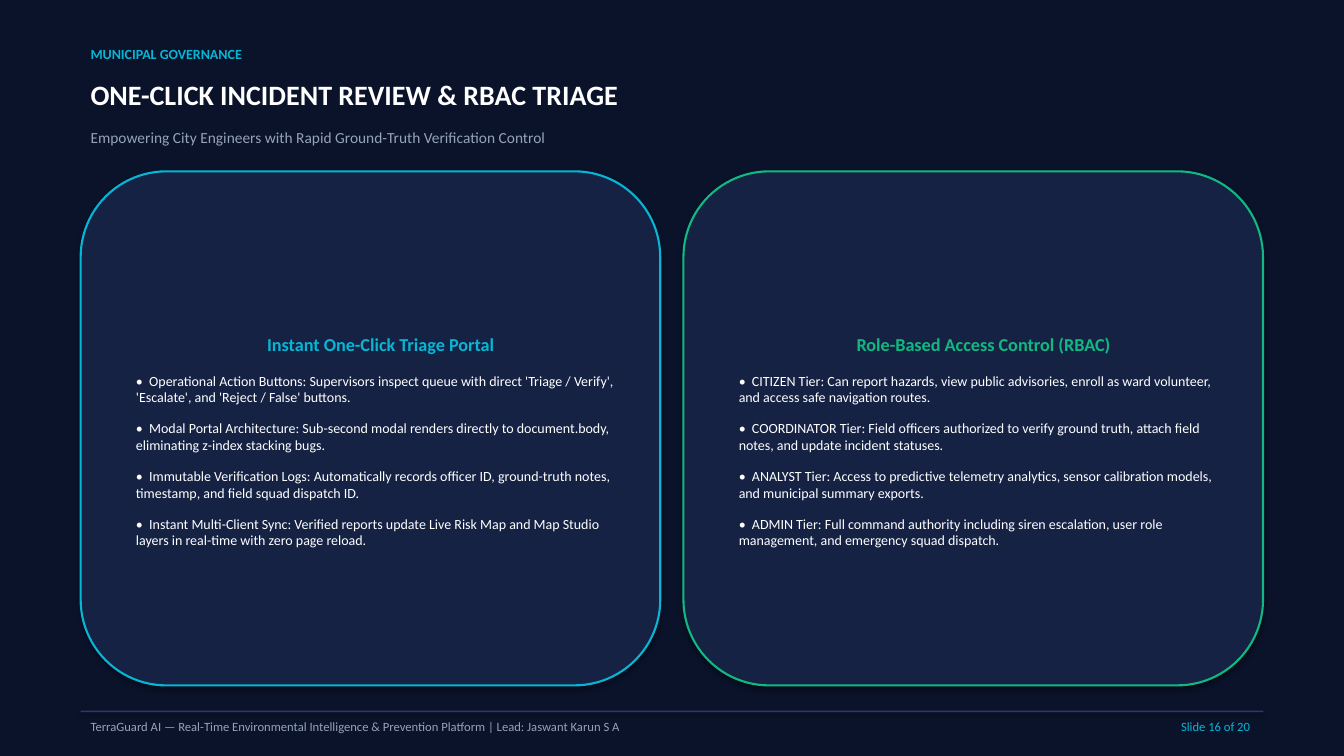
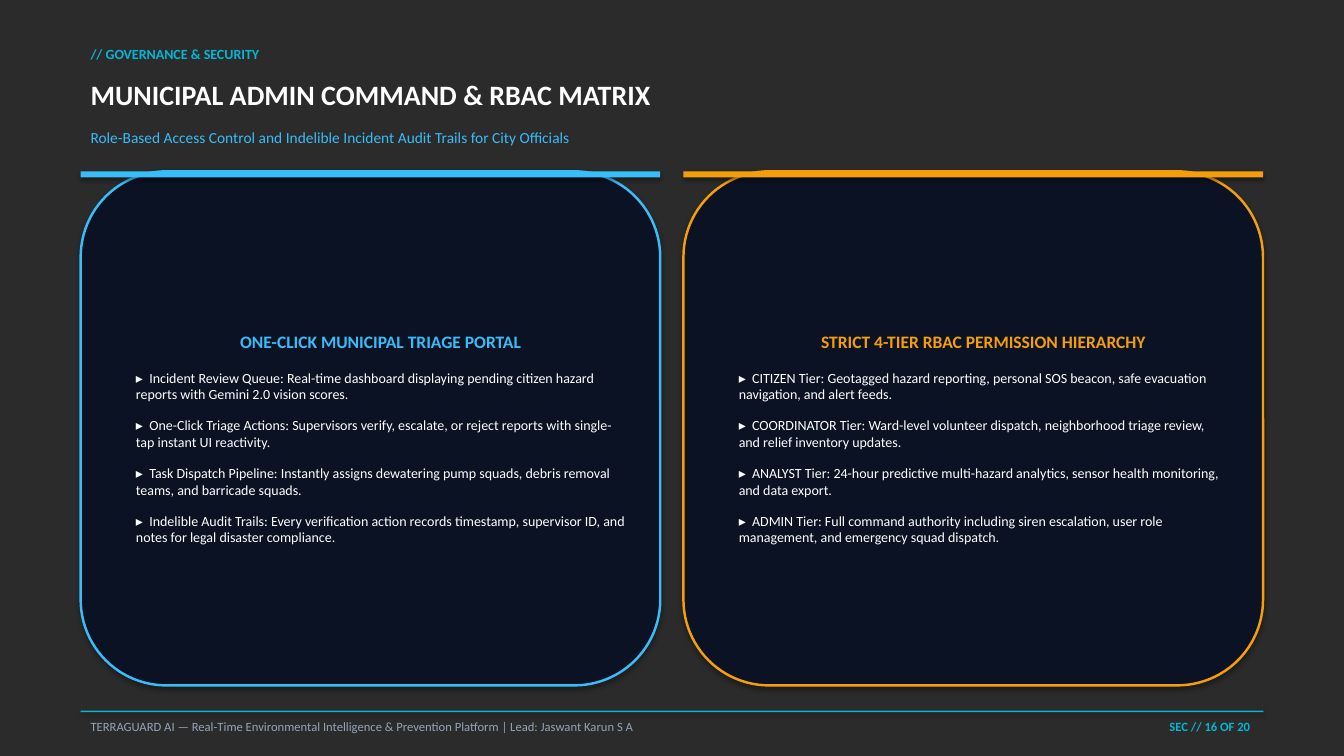
Before and after one commit to Jaswant-Karun/TerraGuard-AI, a slide deck: slide 16 of INFINEX_2K26_TerraGuard_AI_Presentation.pptx. Drawn at 1344x756 pixels with LibreOffice and Linux fonts; fonts in the diff are those of the drawing; background and template pictures are left out; a plain dark background stands for a picture behind light text. Boxes give left, top, right and bottom in pixels: in the first picture for what was removed or moved away, otherwise in the second. Text is boxed around its words. In the diff, an @@ line names an element or a change of style, - is before the commit and + after.

```diff
--- a/INFINEX_2K26_TerraGuard_AI_Presentation.pptx
+++ b/INFINEX_2K26_TerraGuard_AI_Presentation.pptx
@@ background #FFFFFF to picture (left out) @@
@@ rectangle removed at (x1=0, y1=0, x2=1344, y2=756) @@
@@ text at (x1=106, y1=50, x2=259, y2=59): text changed @@
-MUNICIPAL GOVERNANCE
+// GOVERNANCE & SECURITY
@@ text at (x1=91, y1=86, x2=650, y2=105): text changed @@
-ONE-CLICK INCIDENT REVIEW & RBAC TRIAGE
+MUNICIPAL ADMIN COMMAND & RBAC MATRIX
@@ text at (x1=91, y1=132, x2=570, y2=146): text changed; text colour #94A3B8 to #38BDF8 @@
-Empowering City Engineers with Rapid Ground-Truth Verification Control
+Role-Based Access Control and Indelible Incident Audit Trails for City Officials
@@ rounded rectangle "ONE-CLICK MUNICIPAL TRIAGE PORTAL" at (x1=81, y1=171, x2=660, y2=686): fill #162244 to #0B1224; outline #06B6D4 1.5 pt to #38BDF8 1.75 pt @@
@@ rectangle added at (x1=81, y1=171, x2=660, y2=177), fill #38BDF8 @@
@@ rounded rectangle "STRICT 4-TIER RBAC PERMISSION HIERARCHY" at (x1=684, y1=171, x2=1263, y2=686): fill #162244 to #0B1224; outline #10B981 1.5 pt to #F59E0B 1.75 pt @@
@@ rectangle added at (x1=684, y1=171, x2=1263, y2=177), fill #F59E0B @@
@@ text in rounded rectangle at (x1=136, y1=336, x2=624, y2=545): text changed @@
-Instant One-Click Triage Portal
-• Operational Action Buttons: Supervisors inspect queue with direct 'Triage / Verify', 'Escalate', and 'Reject / False' buttons.
-• Modal Portal Architecture: Sub-second modal renders directly to document.body, eliminating z-index stacking bugs.
-• Immutable Verification Logs: Automatically records officer ID, ground-truth notes, timestamp, and field squad dispatch ID.
-• Instant Multi-Client Sync: Verified reports update Live Risk Map and Map Studio layers in real-time with zero page reload.
+ONE-CLICK MUNICIPAL TRIAGE PORTAL
+▸ Incident Review Queue: Real-time dashboard displaying pending citizen hazard reports with Gemini 2.0 vision scores.
+▸ One-Click Triage Actions: Supervisors verify, escalate, or reject reports with single-tap instant UI reactivity.
+▸ Task Dispatch Pipeline: Instantly assigns dewatering pump squads, debris removal teams, and barricade squads.
+▸ Indelible Audit Trails: Every verification action records timestamp, supervisor ID, and notes for legal disaster compliance.
@@ text in rounded rectangle at (x1=739, y1=336, x2=1219, y2=545): text changed @@
-Role-Based Access Control (RBAC)
-• CITIZEN Tier: Can report hazards, view public advisories, enroll as ward volunteer, and access safe navigation routes.
-• COORDINATOR Tier: Field officers authorized to verify ground truth, attach field notes, and update incident statuses.
-• ANALYST Tier: Access to predictive telemetry analytics, sensor calibration models, and municipal summary exports.
-• ADMIN Tier: Full command authority including siren escalation, user role management, and emergency squad dispatch.
+STRICT 4-TIER RBAC PERMISSION HIERARCHY
+▸ CITIZEN Tier: Geotagged hazard reporting, personal SOS beacon, safe evacuation navigation, and alert feeds.
+▸ COORDINATOR Tier: Ward-level volunteer dispatch, neighborhood triage review, and relief inventory updates.
+▸ ANALYST Tier: 24-hour predictive multi-hazard analytics, sensor health monitoring, and data export.
+▸ ADMIN Tier: Full command authority including siren escalation, user role management, and emergency squad dispatch.
@@ rectangle at (x1=81, y1=711, x2=1263, y2=712): fill #283A6B to #06B6D4 @@
@@ text at (x1=91, y1=722, x2=633, y2=733): text changed @@
-TerraGuard AI — Real-Time Environmental Intelligence & Prevention Platform | Lead: Jaswant Karun S A
+TERRAGUARD AI — Real-Time Environmental Intelligence & Prevention Platform | Lead: Jaswant Karun S A
@@ text at (x1=1169, y1=722, x2=1250, y2=731): text changed; bold on @@
-Slide 16 of 20
+SEC // 16 OF 20
```
Also in this commit, not shown: 14 other slides changed, 5 slides added, 5 slides removed, 9 other files.
